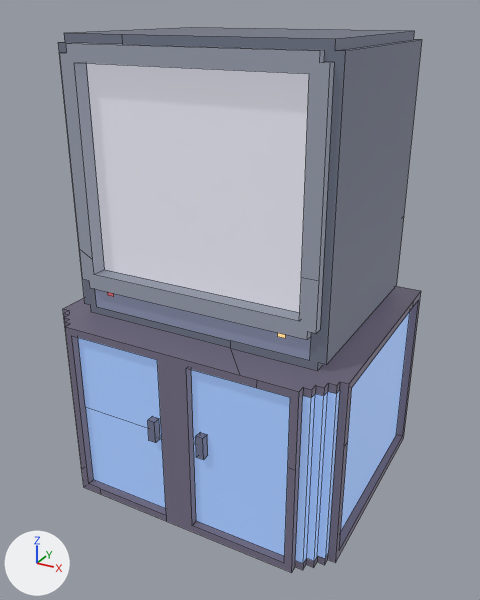
An edit to the FBX model Assets/Models/Obsticals/InsideHouse/TvSmall.fbx, drawn before and after from the same camera.
Camera for both pictures: a 50 mm lens placed at (2.46, -4.58, 3.85), pointed at (-0.02, -0.07, 1.59). The axes (+X, +Y, +Z) are drawn at lower left. The lights are the same throughout. Mesh edges are drawn as thin lines. Where no turn or scale is listed for an object, it has been applied to the vertices.

The first picture shows 'TVSmall'.
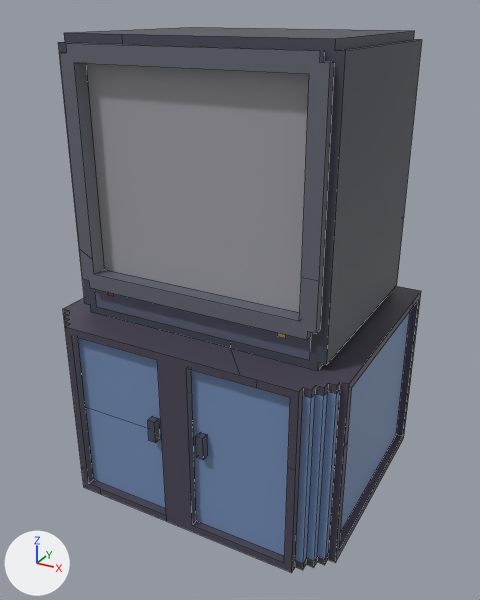
What differs and where, as boxes [x1, y1, x2, y2] in the pictures (480 x 600 px):
'TVSmall', surface changed: [58, 27, 422, 573] in both

The change, as a list of edits to the scene's bpy script:
```text
Change mat_pkmnmastermaterial:
    where n0 = _N.new('ShaderNodeBsdfPrincipled'); n0.name = 'Principled BSDF'
    remove n0.inputs[28].default_value = 1.0  # 'Emission Strength'
    remove n3 = _N.new('ShaderNodeTexImage'); n3.name = 'Image Texture.001'
    remove n3.image = img_pkmnemerald_jpg
    remove _L.new(n3.outputs[0], n0.inputs[27])  # 'Color' to 'Emission Color'
```
